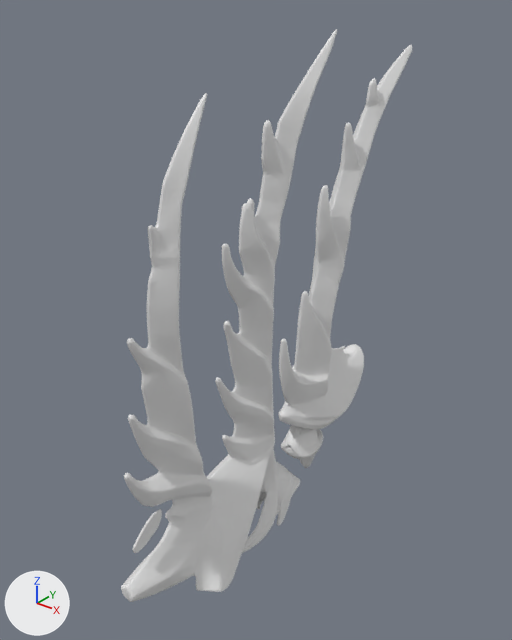
The glTF model public/museum/models/sniran_spikes.glb as it was, and as the next commit left it.
Rendered twice from a camera (50 mm lens) standing at (1.5, -2.04, 1.17) and looking at (-0.07, -0.09, -0.04). Every picture has the same lights, and +X, +Y and +Z are marked at lower left. The first picture is the older version. Vertices at exactly the same position are counted once.
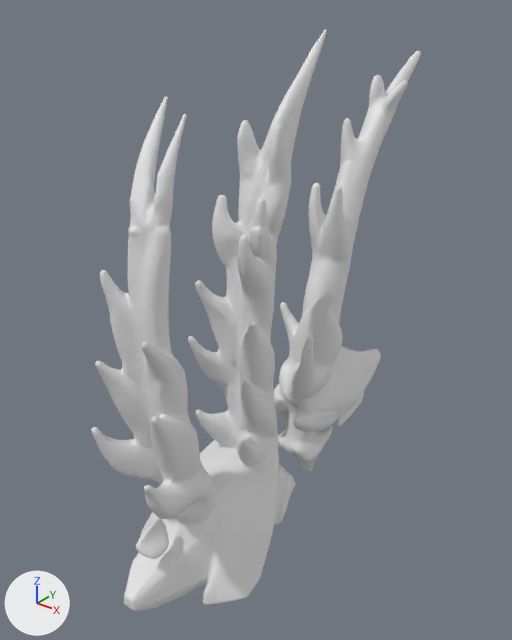
Location of each change, [x1, y1, x2, y2] in pixels of the pictures (512 x 640 px):
'Mesh_0', reshaped, moved (13% wider): before [121, 29, 412, 602]; after [91, 29, 421, 611]
part 1 of me_mesh_0, rebuilt (9% wider): before [121, 29, 337, 602]; after [91, 29, 327, 611]
part 2 of me_mesh_0, rebuilt: before [278, 45, 412, 429]; after [274, 51, 421, 472]
part 3 of me_mesh_0, added: after [136, 518, 169, 559]
part 4 of me_mesh_0, added: after [337, 392, 364, 426]
part 5 of me_mesh_0, deleted: before [281, 425, 323, 468]
part 6 of me_mesh_0, deleted: before [133, 509, 162, 553]

The edits, one by one:
me_mesh_0 is used by ob_mesh_0; parent ob_geometry_0; location (-0.179, 0.887, -0.998); scale (0.000122, 0.000122, 0.000122).
me_mesh_0 had 19994 vertices, 39996 faces and spanned x 0.0..2836.0, y -14658.0..0.0, z 0.0..16383.0.
me_mesh_0 now has 20010 vertices, 40000 faces and spans x 0.0..4523.0, y -15158.0..0.0, z 0.0..16383.0.
me_mesh_0 part 1: the loose piece of 12915 vertices spanning x 0.0..2836.0, y -14658.0..-4813.0, z 0.0..16383.0 is rebuilt with 13222 vertices and now spans x 0.0..4523.0, y -15158.0..-5315.0, z 0.0..16383.0.
me_mesh_0 part 2: the loose piece of 5576 vertices spanning x 462.0..2442.0, y -7327.0..0.0, z 2828.0..15649.0 is rebuilt with 6259 vertices and now spans x 893.0..3607.0, y -7860.0..0.0, z 793.0..15450.0.
me_mesh_0 part 3: a new loose piece of 196 vertices spanning x 2341.0..2911.0, y -14560.0..-13487.0, z 2964.0..3867.0, in mat_sniran_spikes_interpretation (its picture is missing).
me_mesh_0 part 4: a new loose piece of 182 vertices spanning x 2825.0..3037.0, y -4872.0..-3071.0, z 2450.0..3235.0, in mat_sniran_spikes_interpretation (its picture is missing).
me_mesh_0 part 5: the loose piece of 1194 vertices spanning x 811.0..2117.0, y -6749.0..-4881.0, z 784.0..3100.0 is deleted.
me_mesh_0 part 6: the loose piece of 142 vertices spanning x 1408.0..1507.0, y -14280.0..-13095.0, z 2922.0..3861.0 is deleted.
Other edits to the shape of me_mesh_0 do not show in these pictures.
Object 'Mesh_0' (ob_mesh_0) moves from (-0.179, 0.887, -0.998) to (-0.272, 0.919, -1.0).
